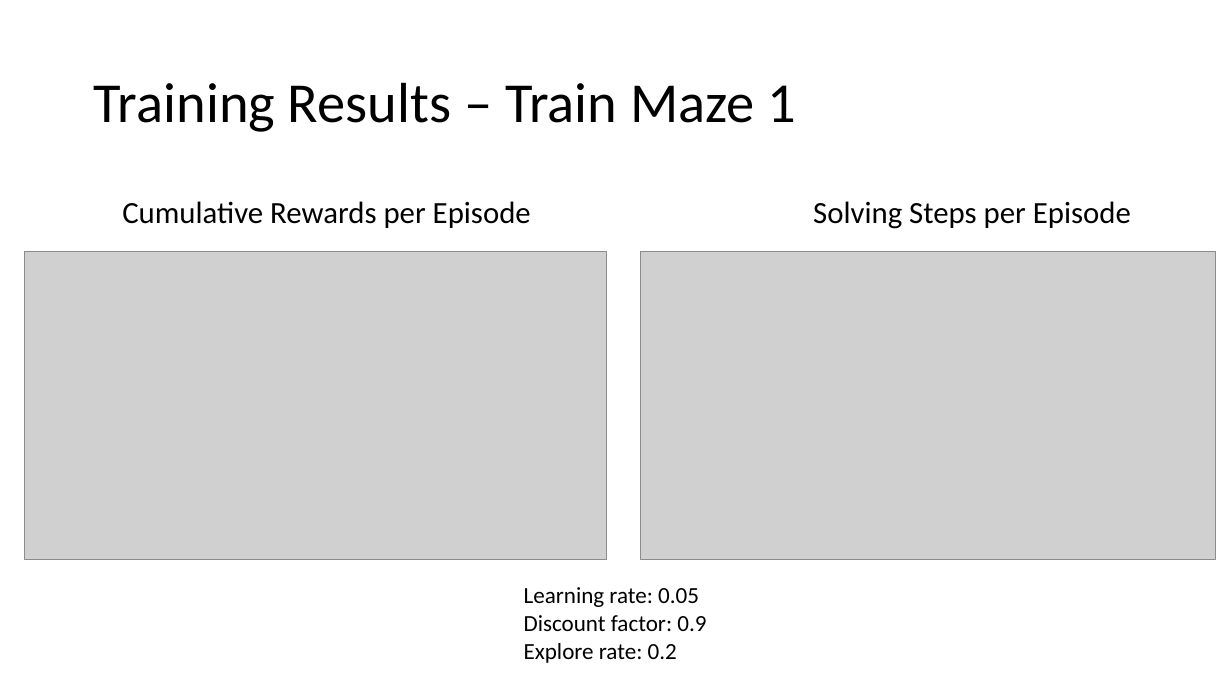
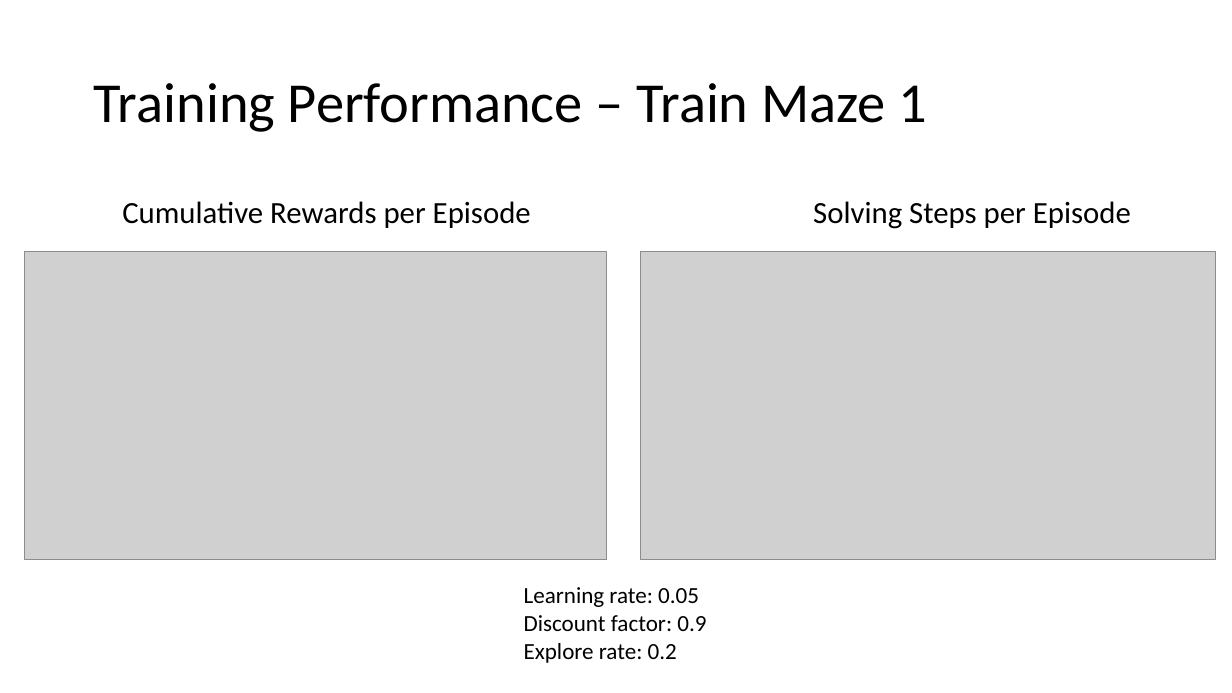
Before and after one commit to Albertlor/maze_solver, a slide deck: slide 3 of materials/maze_solver.pptx. Drawn at 1232x693 pixels with LibreOffice and Linux fonts; fonts in the diff are those of the drawing; grey boxes stand for pictures. Boxes give left, top, right and bottom in pixels: in the first picture for what was removed or moved away, otherwise in the second. Text is boxed around its words. In the diff, an @@ line names an element or a change of style, - is before the commit and + after.

```diff
--- a/materials/maze_solver.pptx
+++ b/materials/maze_solver.pptx
@@ title at (x1=94, y1=83, x2=928, y2=132): text changed @@
-Training Results – Train Maze 1
+Training Performance – Train Maze 1
```
Also in this commit, not shown: 2 other slides changed, 1 other file.
